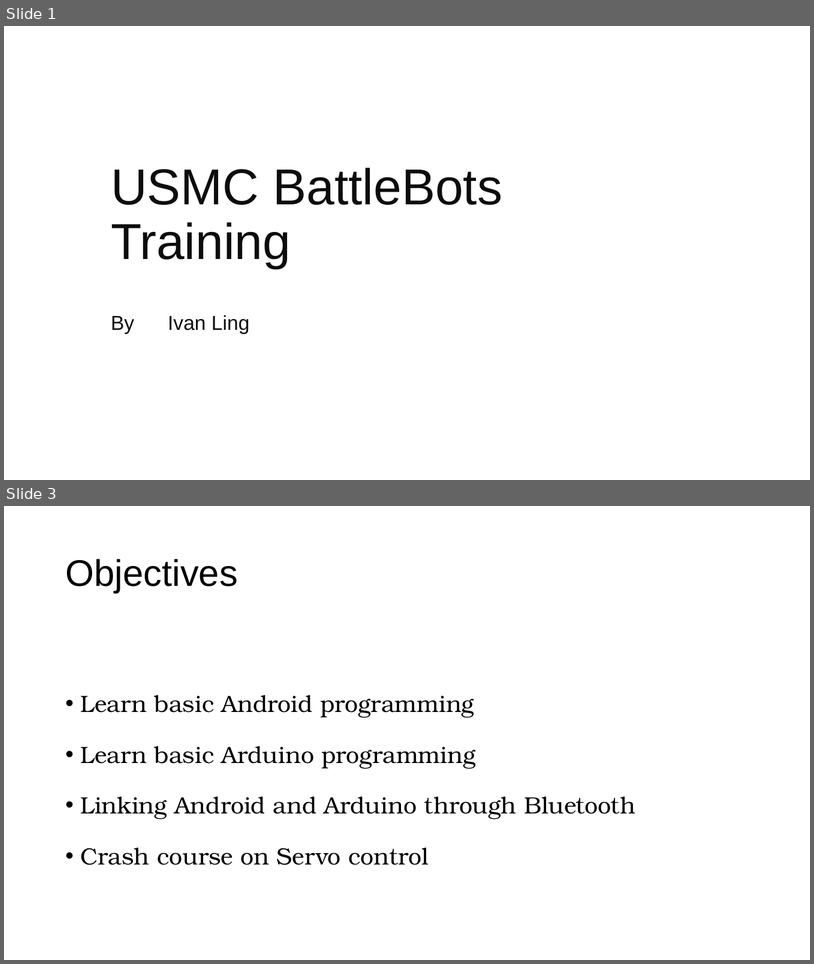
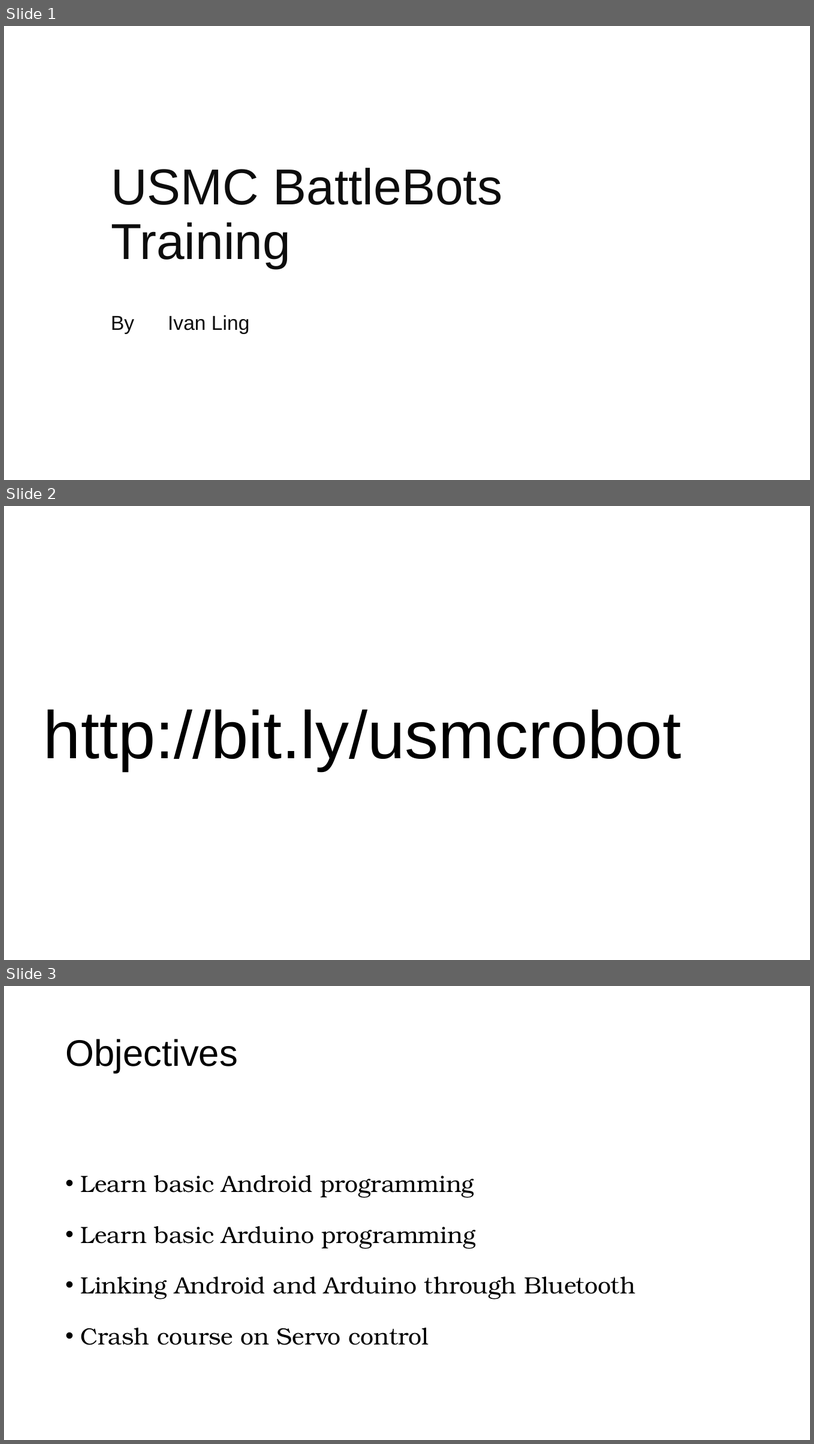
Before and after one commit to ivanling92/ivanlingxyz, a slide deck: Robotics/bbSlides.pptx. Shown one above the other, each under a label of ours: slides 1 and 3 before the commit, slides 1, 2 and 3 after it; the slides between them are not shown. The pictures are 814x964 and 814x1444 pixels, drawn with LibreOffice and Linux fonts; fonts in the diff are those of the drawing; background and template pictures are left out. Boxes give left, top, right and bottom in pixels: in the first picture for what was removed or moved away, otherwise in the second. Text is boxed around its words. In the diff, an @@ line names an element or a change of style, - is before the commit and + after.

```diff
--- a/Robotics/bbSlides.pptx
+++ b/Robotics/bbSlides.pptx
@@ slide 2 added at (x1=4, y1=506, x2=810, y2=960), background picture (left out) @@
@@ text added at (x1=44, y1=709, x2=681, y2=770), 80 pt, text #000000 @@
+http://bit.ly/usmcrobot
```
Also in this commit, not shown: 4 other slides added, 2 slides removed, 1 other file.
